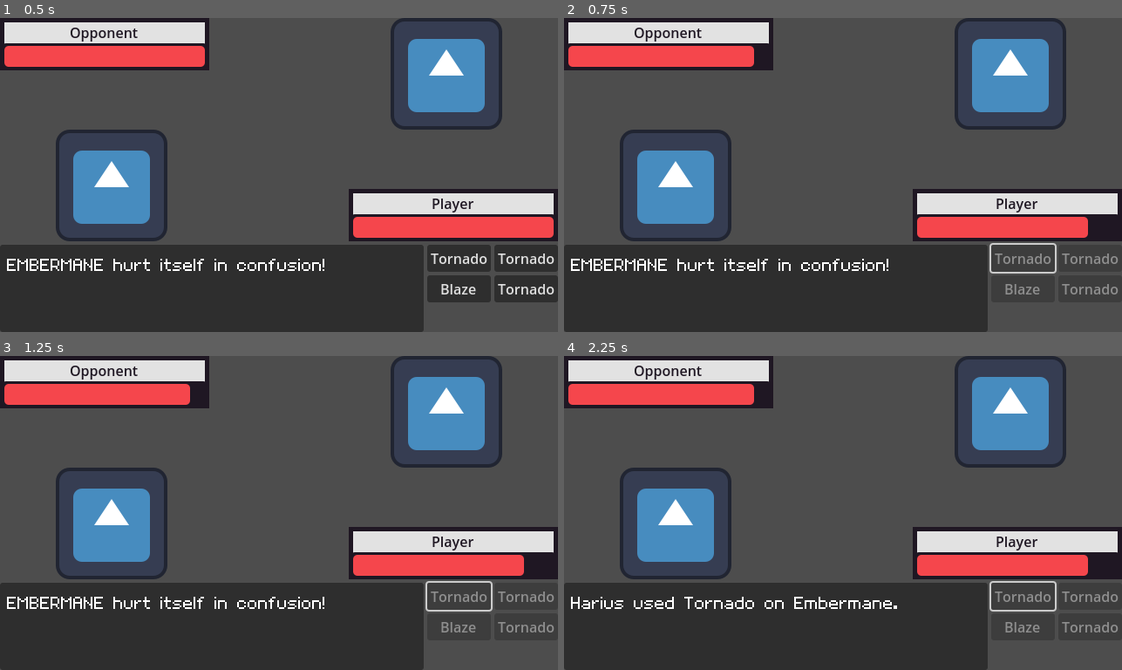
Above: before the commit, frames 1-4 (two rows, left to right).
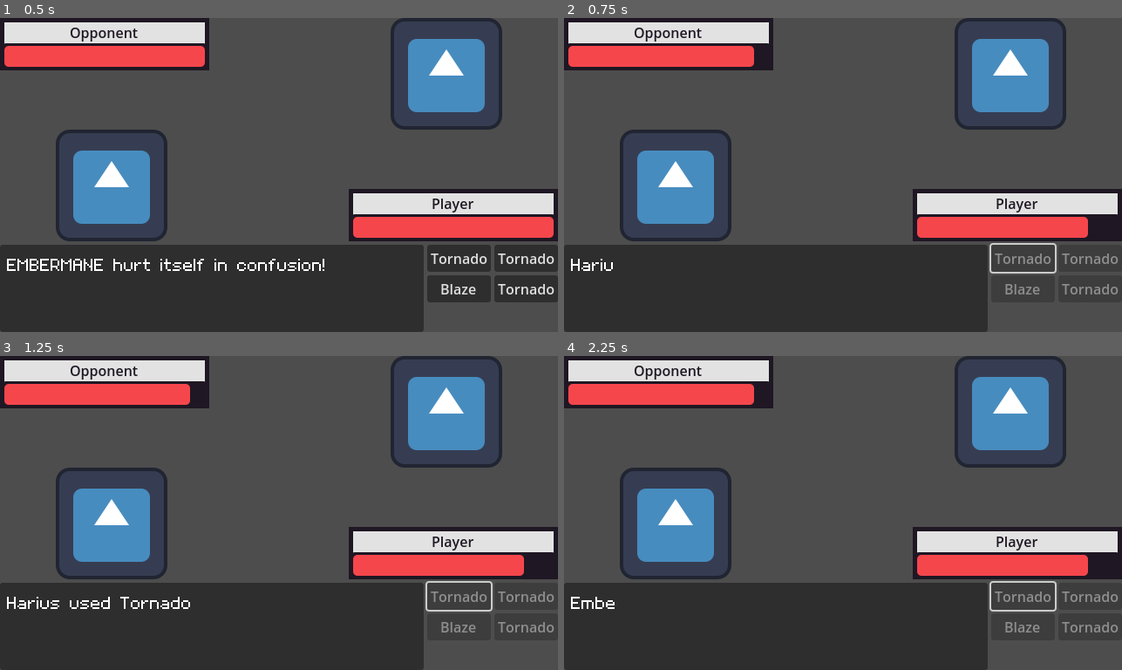
Above: after the commit, the same moments.

Repository: jadicodes/zodiac-battler
Game: Godot game, scene res://battle_arena/battle_arena.tscn
Two runs of this game, one before a commit and one after it. Both use one fixed random seed, a clock stepped at 60 frames per second and the inputs below. The engine's default icon, where the game draws it, is replaced by a stand-in: a white triangle on a blue panel in a dark square.
Inputs:
- Up to frame 1 (0.5 s): no input
- Up to frame 2 (0.75 s): click "Tornado" at 0.5 s
- Up to frame 3 (1.25 s): no input
- Up to frame 4 (2.25 s): tap Space (advance_text) at 1.35, 2.1 s

Frame 1 is identical in both runs. In frame 2, 0.7% of the frame differs, in the area x 1-59%, y 76-81%; in frame 3, 0.8%; in frame 4, 0.7%.

Commit message:
Display message as soon as move is selected

Diff:
--- a/project/battle_arena/message_queue/message_queue.gd
+++ b/project/battle_arena/message_queue/message_queue.gd
@@ -12,6 +12,8 @@
 
 func add_message(message: Message) -> void:
 	_messages.append(message)
+	if _current_message == null:
+		advance()
 
 
 func advance() -> void:
